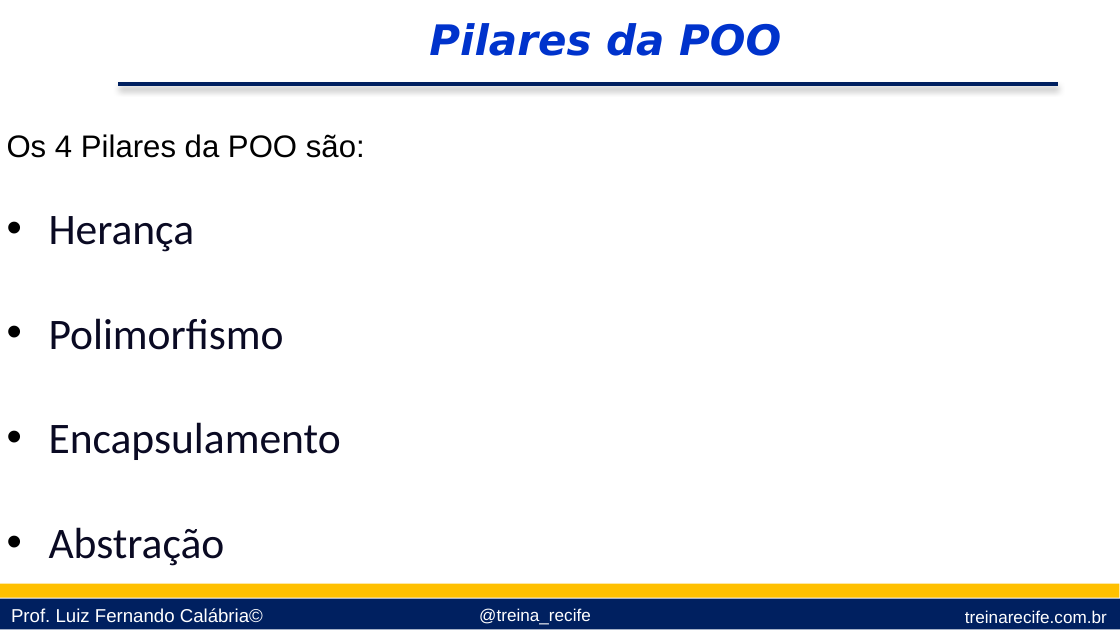
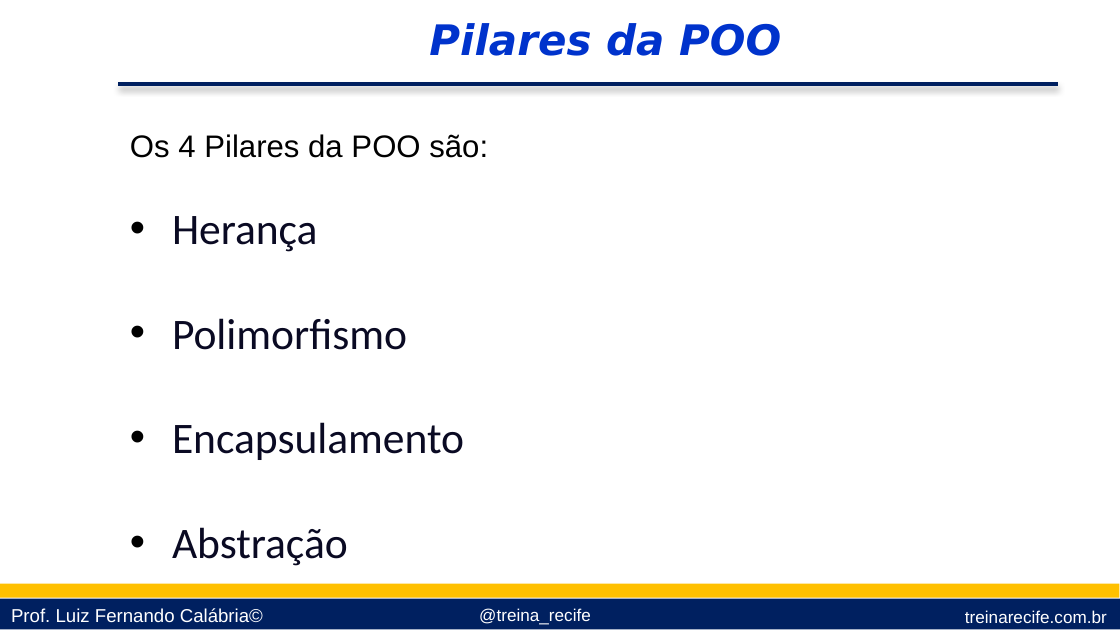
Before and after one commit to lfcalabria/pythonbasico, a slide deck: slide 7 of Apresentações/10 - Orientação a Objetos.pptx. Drawn at 1120x630 pixels with LibreOffice and Linux fonts; fonts in the diff are those of the drawing; background and template pictures are left out. Boxes give left, top, right and bottom in pixels: in the first picture for what was removed or moved away, otherwise in the second. Text is boxed around its words. In the diff, an @@ line names an element or a change of style, - is before the commit and + after.

```diff
--- a/Apresentações/10 - Orientação a Objetos.pptx
+++ b/Apresentações/10 - Orientação a Objetos.pptx
@@ text "Os 4 Pilares da POO ...": place and size @@
-text "Os 4 Pilares da POO ..." at (7, 134, 365, 566)
+text "Os 4 Pilares da POO ..." at (130, 134, 488, 566)
```
Also in this commit, not shown: 12 other slides changed, 9 slides added.
